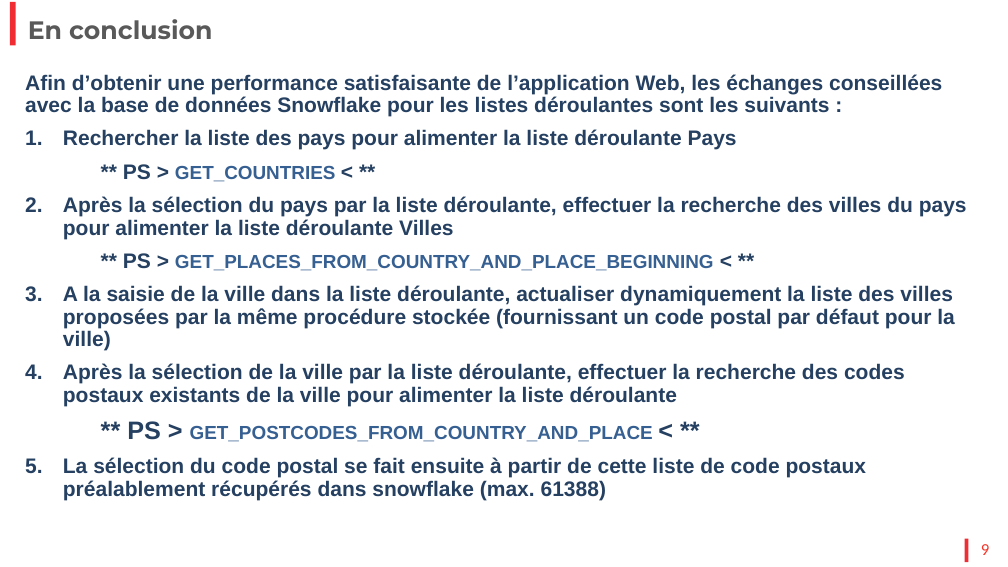
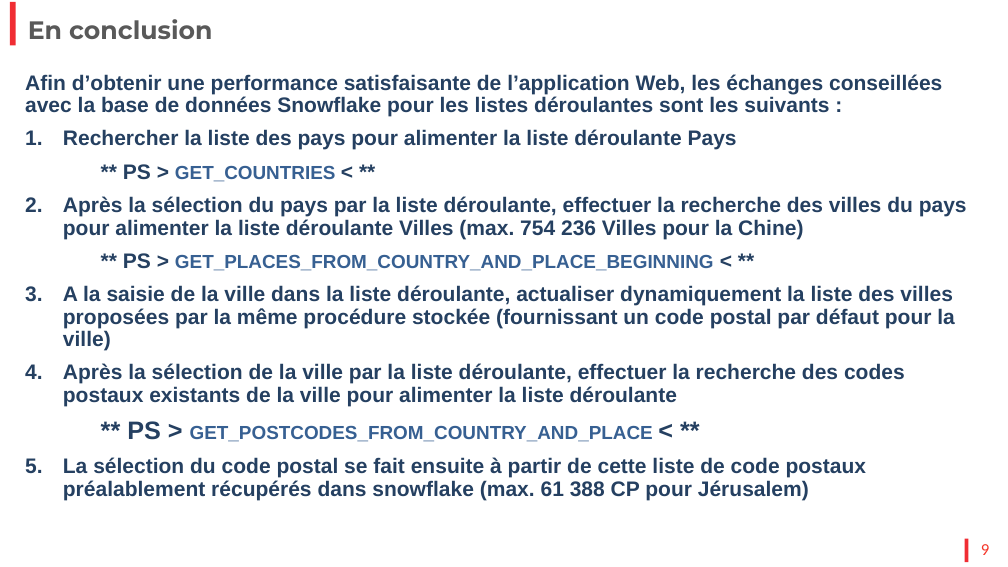
Before and after one commit to PhilippeR-dev/edhec-expert, a slide deck: slide 9 of EDHEC_Referentiel_Geographique.pptx. Drawn at 1008x567 pixels with LibreOffice and Linux fonts; fonts in the diff are those of the drawing; background and template pictures are left out. Boxes give left, top, right and bottom in pixels: in the first picture for what was removed or moved away, otherwise in the second. Text is boxed around its words. In the diff, an @@ line names an element or a change of style, - is before the commit and + after.

```diff
--- a/EDHEC_Referentiel_Geographique.pptx
+++ b/EDHEC_Referentiel_Geographique.pptx
@@ text at (63, 196, 967, 239): text changed @@
-2. Après la sélection du pays par la liste déroulante, effectuer la recherche des villes du pays pour alimenter la liste déroulante Villes
+2. Après la sélection du pays par la liste déroulante, effectuer la recherche des villes du pays pour alimenter la liste déroulante Villes (max. 754 236 Villes pour la Chine)
@@ text at (63, 457, 867, 500): text changed @@
-5. La sélection du code postal se fait ensuite à partir de cette liste de code postaux préalablement récupérés dans snowflake (max. 61388)
+5. La sélection du code postal se fait ensuite à partir de cette liste de code postaux préalablement récupérés dans snowflake (max. 61 388 CP pour Jérusalem)
```
Also in this commit, not shown: 3 other slides changed, 1 other file.
